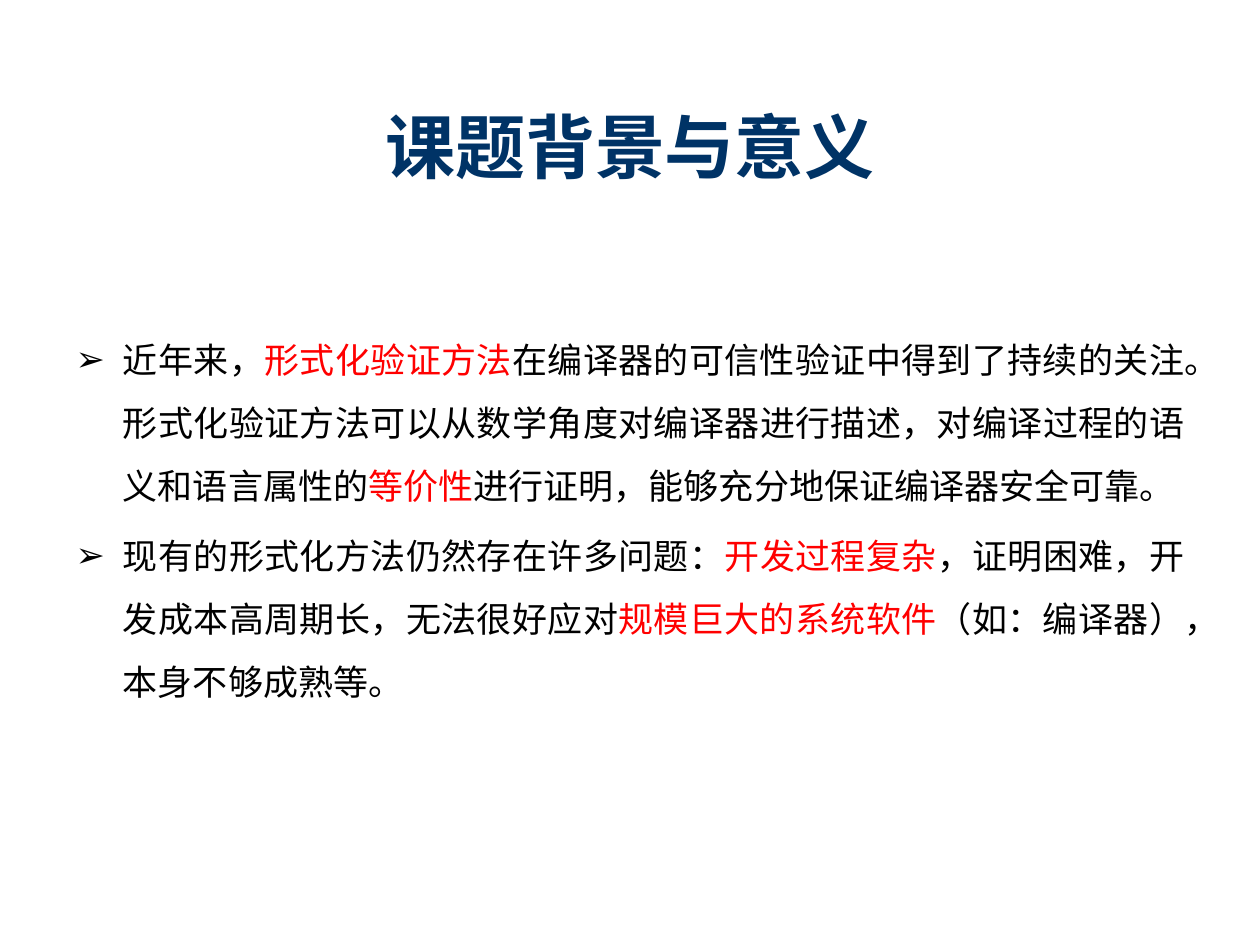
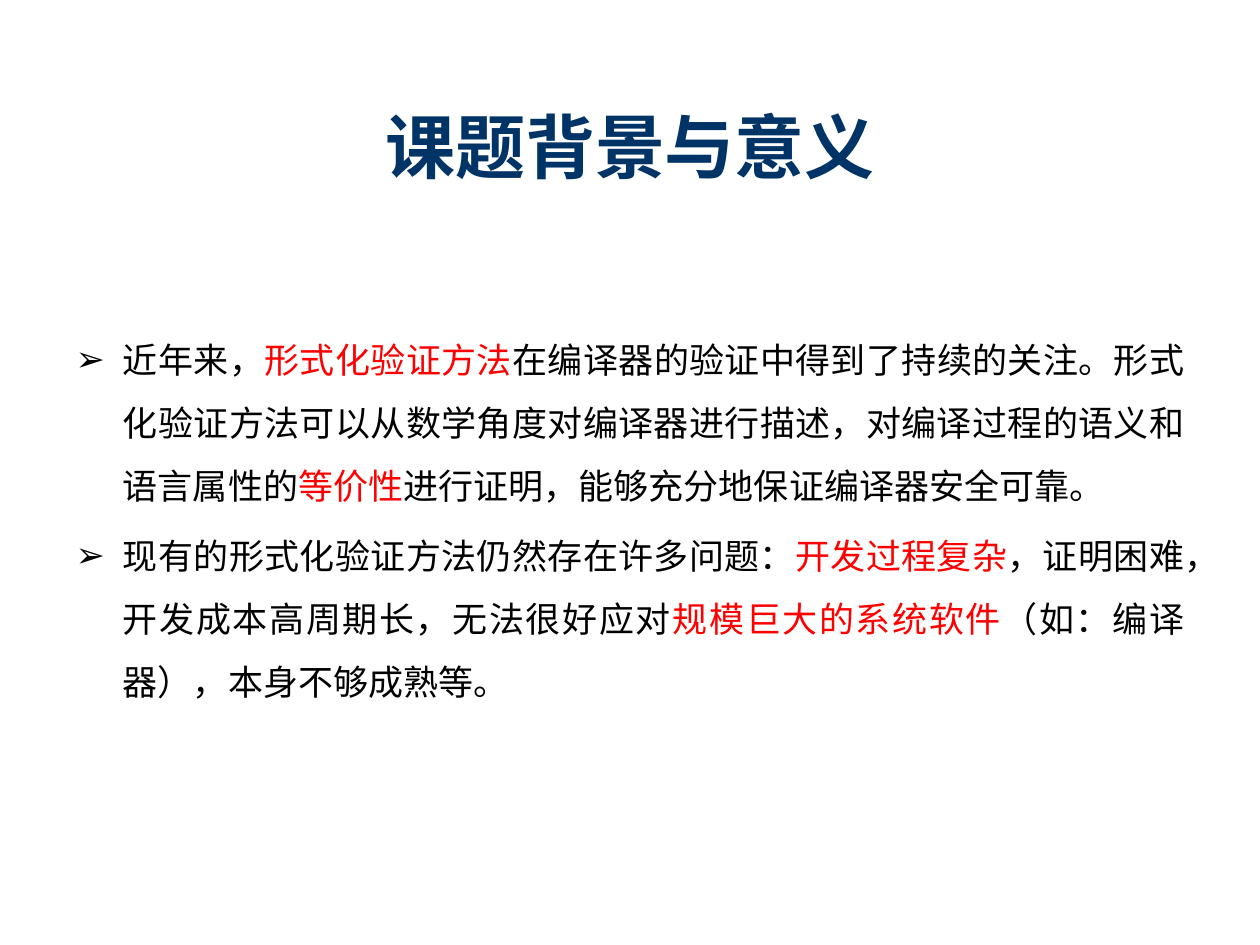
Before and after one commit to destiny1991/--2014--destiny, a slide deck: slide 6 of 开题/SY1406108_陈志伟_开题ppt.pptx. Drawn at 1260x945 pixels with LibreOffice and Linux fonts; fonts in the diff are those of the drawing; background and template pictures are left out. Boxes give left, top, right and bottom in pixels: in the first picture for what was removed or moved away, otherwise in the second. Text is boxed around its words. In the diff, an @@ line names an element or a change of style, - is before the commit and + after.

```diff
--- a/开题/SY1406108_陈志伟_开题ppt.pptx
+++ b/开题/SY1406108_陈志伟_开题ppt.pptx
@@ text at [123,343,1220,699]: text changed @@
-➢ 近年来，形式化验证方法在编译器的可信性验证中得到了持续的关注。形式化验证方法可以从数学角度对编译器进行描述，对编译过程的语义和语言属性的等价性进行证明，能够充分地保证编译器安全可靠。
-➢ 现有的形式化方法仍然存在许多问题：开发过程复杂，证明困难，开发成本高周期长，无法很好应对规模巨大的系统软件（如：编译器），本身不够成熟等。
+➢ 近年来，形式化验证方法在编译器的验证中得到了持续的关注。形式化验证方法可以从数学角度对编译器进行描述，对编译过程的语义和语言属性的等价性进行证明，能够充分地保证编译器安全可靠。
+➢ 现有的形式化验证方法仍然存在许多问题：开发过程复杂，证明困难，开发成本高周期长，无法很好应对规模巨大的系统软件（如：编译器），本身不够成熟等。
```
Also in this commit, not shown: 8 other slides changed, 4 other files.
